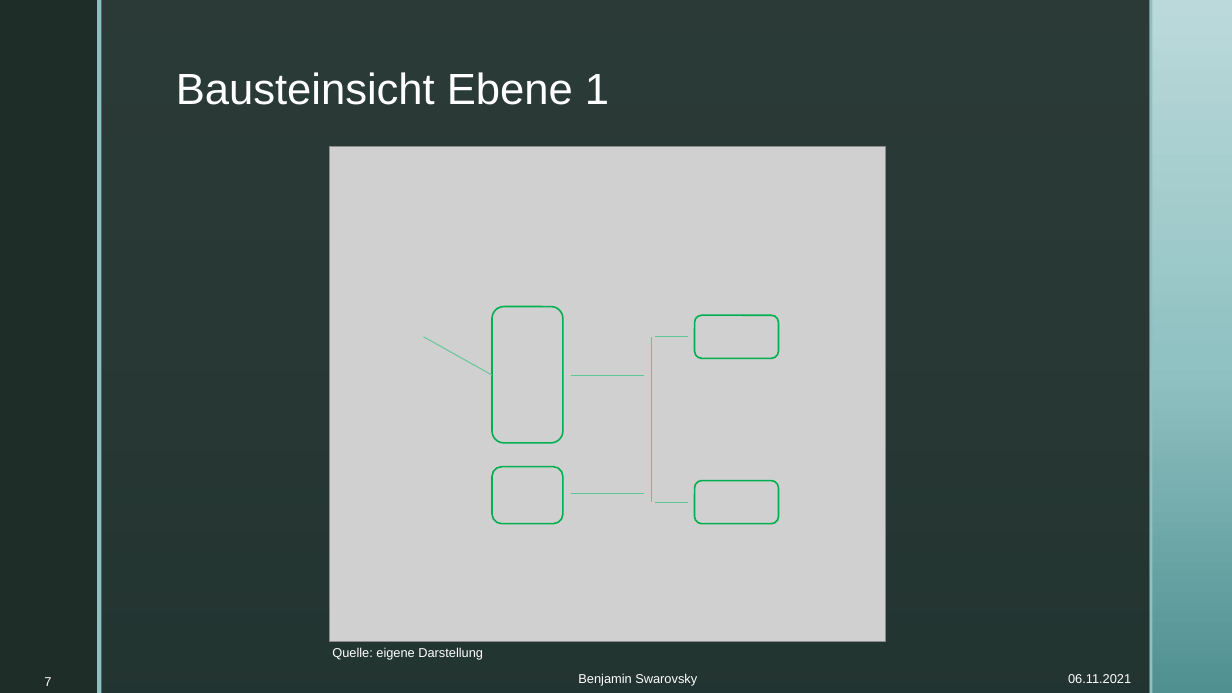
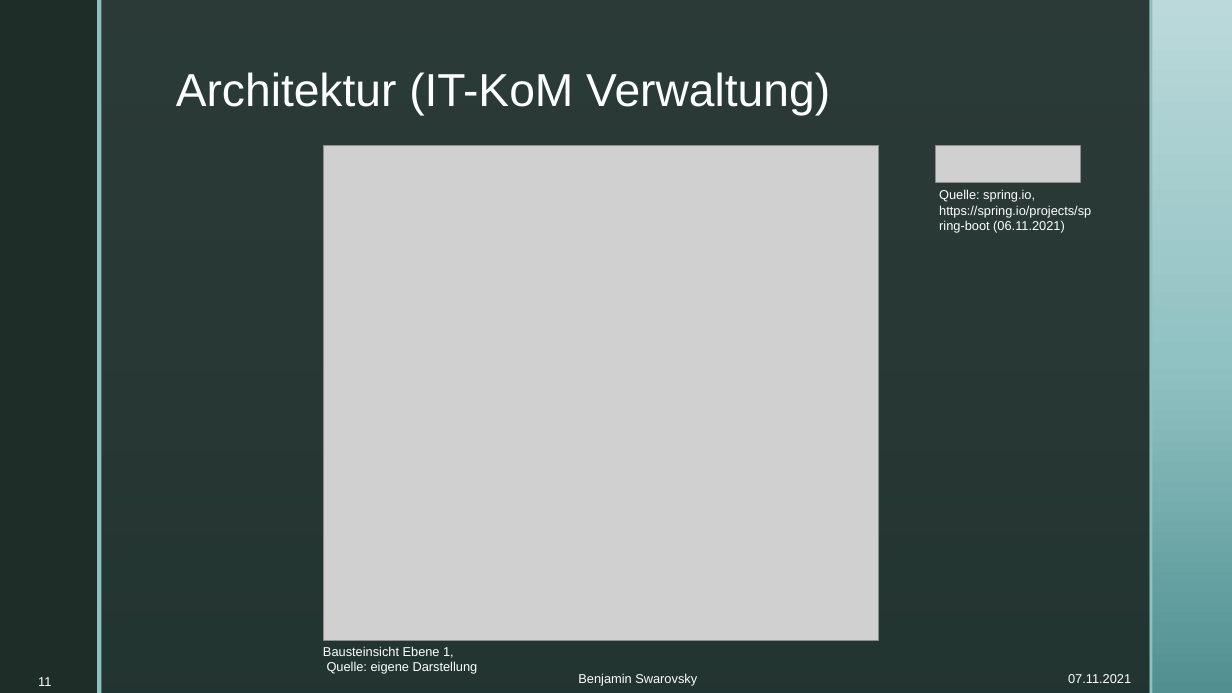
Before and after one commit to BenjaminS01/Abschluss, a slide deck: slide 11 of Vortrag.pptx (slide 7 before the commit). Drawn at 1232x693 pixels with LibreOffice and Linux fonts; fonts in the diff are those of the drawing; grey boxes stand for pictures; background and template pictures are left out. Boxes give left, top, right and bottom in pixels: in the first picture for what was removed or moved away, otherwise in the second. Text is boxed around its words. In the diff, an @@ line names an element or a change of style, - is before the commit and + after.

```diff
--- a/Vortrag.pptx
+++ b/Vortrag.pptx
@@ title at <box>176,72,830,116</box>: text changed; size 34 to 36 pt @@
-Bausteinsicht Ebene 1
+Architektur (IT-KoM Verwaltung)
@@ picture: place and size @@
-picture at <box>330,146,885,641</box>
+picture at <box>323,145,879,640</box>
@@ picture added at <box>936,145,1080,182</box> @@
@@ text added at <box>939,189,1091,233</box>, 10 pt, text #FFFFFF @@
+Quelle: spring.io, https://spring.io/projects/spring-boot (06.11.2021)
@@ rounded rectangle removed at <box>493,307,564,444</box> @@
@@ rounded rectangle removed at <box>695,315,779,359</box> @@
@@ line removed from (423, 336) to (493, 375) @@
@@ line removed from (652, 336) to (652, 502) @@
@@ line removed from (654, 336) to (689, 336) @@
@@ line removed from (571, 375) to (644, 375) @@
@@ rounded rectangle removed at <box>493,467,564,524</box> @@
@@ line removed from (571, 494) to (644, 494) @@
@@ line removed from (654, 502) to (689, 502) @@
@@ rounded rectangle removed at <box>695,481,779,524</box> @@
@@ text "Bausteinsicht Ebene 1,": place and size @@
-text "Bausteinsicht Ebene 1," at <box>332,647,483,660</box>
+text "Bausteinsicht Ebene 1," at <box>323,646,478,674</box>
@@ text at <box>323,646,454,658</box>: paragraph added @@
+Bausteinsicht Ebene 1,
@@ page number at <box>38,677,51,686</box>: text changed @@
-7
+11
@@ text at <box>1068,674,1131,683</box>: text changed @@
-06.11.2021
+07.11.2021
```
Also in this commit, not shown: 26 other slides changed, 1 slide added, 1 other file.
